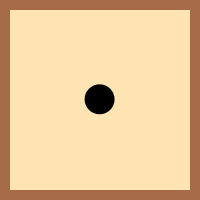
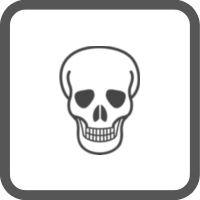
Layers edited between the first and the second 200px x 200px image:
added group "Copiar de Agrupar 4" (1st of 2) with 7 layers above "Copiar de Agrupar 4" over [0, 0, 192, 192]
added layer "Copiar de skull-skeleton-icon.png" (1st of 3, in "Copiar de Agrupar 4") in group "Copiar de Agrupar 4" over [0, 0, 192, 192]
